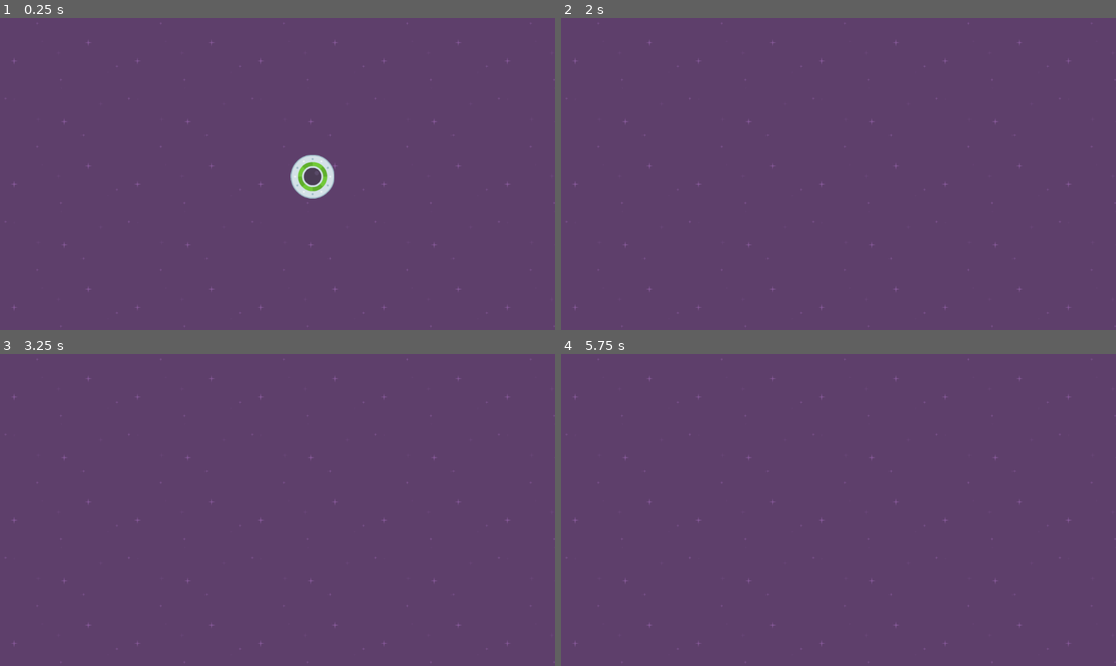
Above: before the commit, frames 1-4 (two rows, left to right).
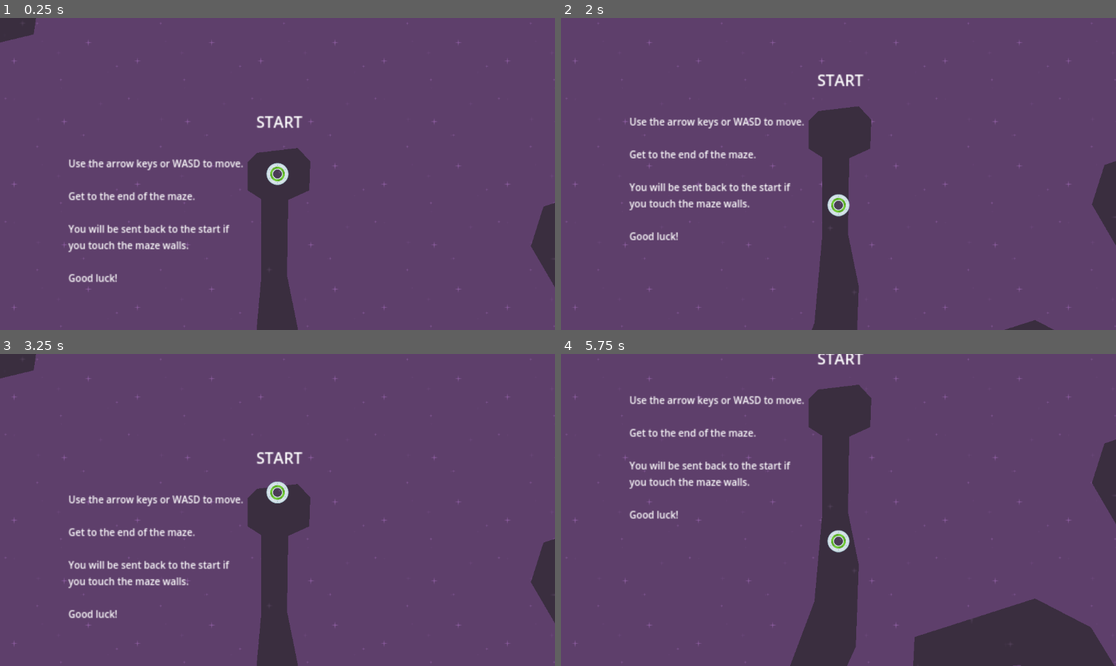
Above: after the commit, the same moments.

Repository: ChrisWenzlick/Speedy-Saucer
Game: Godot game, scene res://scenes/level_1.tscn
The game is run twice, just before and just after one commit, with the same random seed, the same clock (stepped at 60 frames per second) and the same inputs.
Inputs:
- Up to frame 1 (0.25 s): no input
- Up to frame 2 (2 s): hold Right (move_right, bound only after the commit) 0.53-1.28 s; hold Down (move_down, bound only after the commit) from 1.28 s (still down)
- Up to frame 3 (3.25 s): release Down (move_down, bound only after the commit) at 2.03 s; hold Right (move_right, bound only after the commit) 2.03-2.78 s; hold Up (move_up, bound only after the commit) from 2.78 s (still down)
- Up to frame 4 (5.75 s): release Up (move_up, bound only after the commit) at 3.53 s; hold Left (move_left, bound only after the commit) 3.53-5.03 s; hold Down (move_down, bound only after the commit) from 5.03 s (still down)

The runs differ from the first frame. In frame 1, 7.3% of the frame differs, in the area x 0-100%, y 0-100%; in frame 2, 7.6%; in frame 3, 6.9%; in frame 4, 15%, in the area x 12-100%, y 0-100%.

Commit message:
Finish the base game
Finish the game as demonstrated in the course. there are labels for the start, end, and tutorial text, the player will be sent back to start upon leaving the maze, and the background scales with the game window.

Diff:
--- a/Speedy Saucer/project.godot
+++ b/Speedy Saucer/project.godot
@@ -14,3 +14,30 @@
 run/main_scene="res://scenes/level_1.tscn"
 config/features=PackedStringArray("4.1", "Forward Plus")
 config/icon="res://icon.svg"
+
+[input]
+
+move_left={
+"deadzone": 0.5,
+"events": [Object(InputEventKey,"resource_local_to_scene":false,"resource_name":"","device":-1,"window_id":0,"alt_pressed":false,"shift_pressed":false,"ctrl_pressed":false,"meta_pressed":false,"pressed":false,"keycode":0,"physical_keycode":4194319,"key_label":0,"unicode":0,"echo":false,"script":null)
+, Object(InputEventKey,"resource_local_to_scene":false,"resource_name":"","device":-1,"window_id":0,"alt_pressed":false,"shift_pressed":false,"ctrl_pressed":false,"meta_pressed":false,"pressed":false,"keycode":0,"physical_keycode":65,"key_label":0,"unicode":97,"echo":false,"script":null)
+]
+}
+move_right={
+"deadzone": 0.5,
+"events": [Object(InputEventKey,"resource_local_to_scene":false,"resource_name":"","device":-1,"window_id":0,"alt_pressed":false,"shift_pressed":false,"ctrl_pressed":false,"meta_pressed":false,"pressed":false,"keycode":0,"physical_keycode":4194321,"key_label":0,"unicode":0,"echo":false,"script":null)
+, Object(InputEventKey,"resource_local_to_scene":false,"resource_name":"","device":-1,"window_id":0,"alt_pressed":false,"shift_pressed":false,"ctrl_pressed":false,"meta_pressed":false,"pressed":false,"keycode":0,"physical_keycode":68,"key_label":0,"unicode":100,"echo":false,"script":null)
+]
+}
+move_up={
+"deadzone": 0.5,
+"events": [Object(InputEventKey,"resource_local_to_scene":false,"resource_name":"","device":-1,"window_id":0,"alt_pressed":false,"shift_pressed":false,"ctrl_pressed":false,"meta_pressed":false,"pressed":false,"keycode":0,"physical_keycode":4194320,"key_label":0,"unicode":0,"echo":false,"script":null)
+, Object(InputEventKey,"resource_local_to_scene":false,"resource_name":"","device":-1,"window_id":0,"alt_pressed":false,"shift_pressed":false,"ctrl_pressed":false,"meta_pressed":false,"pressed":false,"keycode":0,"physical_keycode":87,"key_label":0,"unicode":119,"echo":false,"script":null)
+]
+}
+move_down={
+"deadzone": 0.5,
+"events": [Object(InputEventKey,"resource_local_to_scene":false,"resource_name":"","device":-1,"window_id":0,"alt_pressed":false,"shift_pressed":false,"ctrl_pressed":false,"meta_pressed":false,"pressed":false,"keycode":0,"physical_keycode":4194322,"key_label":0,"unicode":0,"echo":false,"script":null)
+, Object(InputEventKey,"resource_local_to_scene":false,"resource_name":"","device":-1,"window_id":0,"alt_pressed":false,"shift_pressed":false,"ctrl_pressed":false,"meta_pressed":false,"pressed":false,"keycode":0,"physical_keycode":83,"key_label":0,"unicode":115,"echo":false,"script":null)
+]
+}
--- /dev/null
+++ b/Speedy Saucer/scenes/level_1.gd
@@ -0,0 +1,5 @@
+extends Node2D
+
+
+func _on_maze_body_exited(body):
+	get_tree().reload_current_scene()
--- a/Speedy Saucer/scenes/level_1.tscn
+++ b/Speedy Saucer/scenes/level_1.tscn
@@ -1,16 +1,68 @@
-[gd_scene load_steps=3 format=3 uid="uid://dqseq1mo3jy4b"]
+[gd_scene load_steps=6 format=3 uid="uid://dqseq1mo3jy4b"]
 
+[ext_resource type="Script" path="res://scenes/level_1.gd" id="1_qj7r5"]
 [ext_resource type="Texture2D" uid="uid://cbjtcwam0cl4b" path="res://images/purple.png" id="1_udqss"]
 [ext_resource type="PackedScene" uid="uid://fyi521w1u3l6" path="res://scenes/player.tscn" id="2_fn3su"]
+[ext_resource type="PackedScene" uid="uid://dfuburj4r8xbn" path="res://scenes/maze.tscn" id="3_0irdw"]
+
+[sub_resource type="LabelSettings" id="LabelSettings_kaq7y"]
+font_size = 10
 
 [node name="Level1" type="Node2D"]
+script = ExtResource("1_qj7r5")
 
-[node name="Background" type="TextureRect" parent="."]
+[node name="Graphics" type="Node" parent="."]
+
+[node name="CanvasLayer" type="CanvasLayer" parent="Graphics"]
+layer = -10
+
+[node name="Background" type="TextureRect" parent="Graphics/CanvasLayer"]
 z_index = -100
-offset_right = 1152.0
-offset_bottom = 648.0
+anchors_preset = 15
+anchor_right = 1.0
+anchor_bottom = 1.0
+grow_horizontal = 2
+grow_vertical = 2
 texture = ExtResource("1_udqss")
 stretch_mode = 1
 
+[node name="Start Label" type="Label" parent="Graphics"]
+z_index = -5
+offset_left = 556.0
+offset_top = 218.0
+offset_right = 596.0
+offset_bottom = 241.0
+text = "START"
+
+[node name="End Label" type="Label" parent="Graphics"]
+z_index = -5
+offset_left = 230.0
+offset_top = 65.0
+offset_right = 278.0
+offset_bottom = 91.0
+text = "END"
+
+[node name="Tutorial Label" type="Label" parent="Graphics"]
+z_index = -5
+offset_left = 361.0
+offset_top = 266.0
+offset_right = 546.0
+offset_bottom = 334.0
+text = "Use the arrow keys or WASD to move.
+
+Get to the end of the maze.
+
+You will be sent back to the start if you touch the maze walls.
+
+Good luck!"
+label_settings = SubResource("LabelSettings_kaq7y")
+autowrap_mode = 2
+
 [node name="Player" parent="." instance=ExtResource("2_fn3su")]
-position = Vector2(649, 301)
+position = Vector2(578, 284)
+
+[node name="Maze" parent="." instance=ExtResource("3_0irdw")]
+z_index = -10
+position = Vector2(583, 283)
+
+[connection signal="body_exited" from="Maze" to="." method="_on_maze_body_exited"]
--- /dev/null
+++ b/Speedy Saucer/scenes/maze.tscn
@@ -0,0 +1,13 @@
+[gd_scene load_steps=2 format=3 uid="uid://dfuburj4r8xbn"]
+
+[ext_resource type="Texture2D" uid="uid://dn4e8bn5wigsl" path="res://images/darkPurple.png" id="1_rwqgp"]
+
+[node name="Maze" type="Area2D"]
+
+[node name="CollisionPolygon2D" type="CollisionPolygon2D" parent="."]
+polygon = PackedVector2Array(-26, -21, -36, -11, -36, 18, -22, 27, -22, 110, -30, 199, -56, 268, -76, 328, -23, 385, 34, 401, 102, 392, 127, 371, 121, 324, 120, 272, 184, 265, 220, 318, 219, 381, 183, 444, 218, 491, 344, 483, 407, 421, 423, 304, 405, 193, 357, 88, 466, 29, 525, -26, 510, -105, 442, -155, 609, -288, 482, -381, 622, -497, 525, -592, 424, -623, 286, -618, 126, -579, 52, -451, -230, -448, -321, -304, -408, -257, -419, -179, -345, -123, -258, -144, -242, -256, -181, -357, 69, -391, 162, -525, 286, -543, 414, -559, 508, -505, 347, -392, 498, -285, 332, -166, 385, -107, 433, -83, 445, -52, 421, -16, 271, 35, 258, 76, 331, 201, 355, 266, 355, 352, 337, 411, 286, 442, 249, 438, 290, 362, 295, 288, 257, 226, 199, 196, 74, 236, 70, 314, 78, 347, 30, 347, -19, 316, 13, 246, 16, 161, 5, 107, 6, 28, 28, 18, 29, -12, 16, -26)
+
+[node name="Polygon2D" type="Polygon2D" parent="."]
+texture_repeat = 2
+texture = ExtResource("1_rwqgp")
+polygon = PackedVector2Array(-26, -21, -36, -11, -36, 18, -22, 27, -22, 110, -30, 199, -56, 268, -76, 328, -23, 385, 34, 401, 102, 392, 127, 371, 121, 324, 120, 272, 184, 265, 220, 318, 219, 381, 183, 444, 218, 491, 344, 483, 407, 421, 423, 304, 405, 193, 357, 88, 466, 29, 525, -26, 510, -105, 442, -155, 609, -288, 482, -381, 622, -497, 525, -592, 424, -623, 286, -618, 126, -579, 52, -451, -230, -448, -321, -304, -408, -257, -419, -179, -345, -123, -258, -144, -242, -256, -181, -357, 69, -391, 162, -525, 286, -543, 414, -559, 508, -505, 347, -392, 498, -285, 332, -166, 385, -107, 433, -83, 445, -52, 421, -16, 271, 35, 258, 76, 331, 201, 355, 266, 355, 352, 337, 411, 286, 442, 249, 438, 290, 362, 295, 288, 257, 226, 199, 196, 74, 236, 70, 314, 78, 347, 30, 347, -19, 316, 13, 246, 16, 161, 5, 107, 6, 28, 28, 18, 29, -12, 16, -26)
--- a/Speedy Saucer/scenes/player.gd
+++ b/Speedy Saucer/scenes/player.gd
@@ -1,11 +1,23 @@
 extends RigidBody2D
 
 
-# Called when the node enters the scene tree for the first time.
-func _ready():
-	pass # Replace with function body.
+@export var move_speed:float = 2500.0
+
+var move_direction:Vector2
 
 
-# Called every frame. 'delta' is the elapsed time since the previous frame.
 func _process(delta):
-	pass
+	move_direction = Vector2(0,0)
+
+	if Input.is_action_pressed("move_left"):
+		move_direction.x -= 1.0
+	if Input.is_action_pressed("move_right"):
+		move_direction.x += 1.0
+	if Input.is_action_pressed("move_up"):
+		move_direction.y -= 1.0
+	if Input.is_action_pressed("move_down"):
+		move_direction.y += 1.0
+
+
+func _physics_process(delta):
+	apply_force(move_direction.normalized() * move_speed)
--- a/Speedy Saucer/scenes/player.tscn
+++ b/Speedy Saucer/scenes/player.tscn
@@ -4,13 +4,21 @@
 [ext_resource type="Texture2D" uid="uid://7eu7kcb35d31" path="res://images/ufoGreen.png" id="1_qy1kw"]
 
 [sub_resource type="CircleShape2D" id="CircleShape2D_wnc56"]
-radius = 46.0109
+radius = 4.12311
 
 [node name="Player" type="RigidBody2D"]
+gravity_scale = 0.0
 script = ExtResource("1_iw8fe")
+move_speed = 1000.0
 
 [node name="Sprite2D" type="Sprite2D" parent="."]
+scale = Vector2(0.25, 0.25)
 texture = ExtResource("1_qy1kw")
 
 [node name="CollisionShape2D" type="CollisionShape2D" parent="."]
 shape = SubResource("CircleShape2D_wnc56")
+
+[node name="Camera2D" type="Camera2D" parent="."]
+zoom = Vector2(2, 2)
+drag_horizontal_enabled = true
+drag_vertical_enabled = true
